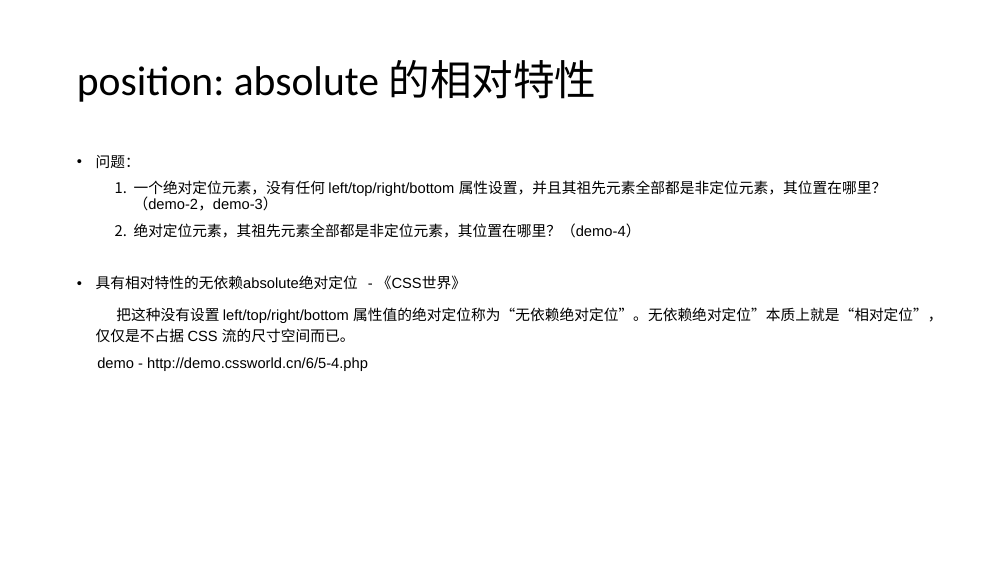
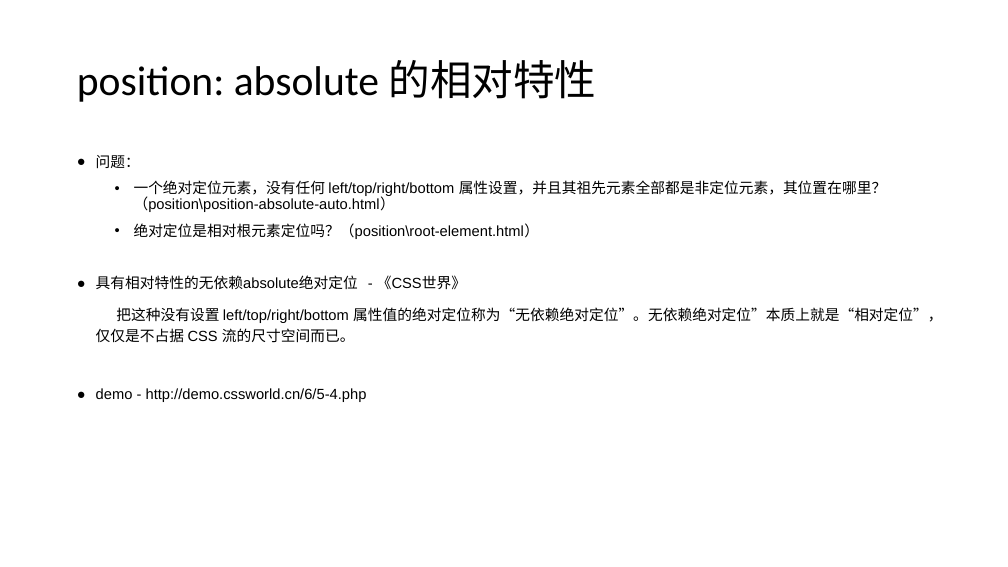
Before and after one commit to FBmm/Frontend-blog, a slide deck: slide 21 of CSS/css分享/css分享 - 常见CSS布局最佳实践.pptx (slide 14 before the commit). Drawn at 1008x567 pixels with LibreOffice and Linux fonts; fonts in the diff are those of the drawing. Boxes give left, top, right and bottom in pixels: in the first picture for what was removed or moved away, otherwise in the second. Text is boxed around its words. In the diff, an @@ line names an element or a change of style, - is before the commit and + after.

```diff
--- a/CSS/css分享/css分享 - 常见CSS布局最佳实践.pptx
+++ b/CSS/css分享/css分享 - 常见CSS布局最佳实践.pptx
@@ text at <box>96,155,466,402</box>: bullet • to ●; bullet none to ● @@
@@ text at <box>134,180,886,239</box>: text changed @@
-  1. 一个绝对定位元素，没有任何 left/top/right/bottom 属性设置，并且其祖先元素全部都是非定位元素，其位置在哪里？（demo-2，demo-3）
-  2. 绝对定位元素，其祖先元素全部都是非定位元素，其位置在哪里？（demo-4）
+  • 一个绝对定位元素，没有任何 left/top/right/bottom 属性设置，并且其祖先元素全部都是非定位元素，其位置在哪里？（position\position-absolute-auto.html）
+  • 绝对定位是相对根元素定位吗？（position\root-element.html）
```
Also in this commit, not shown: 11 other slides changed, 8 slides added, 16 other files.
